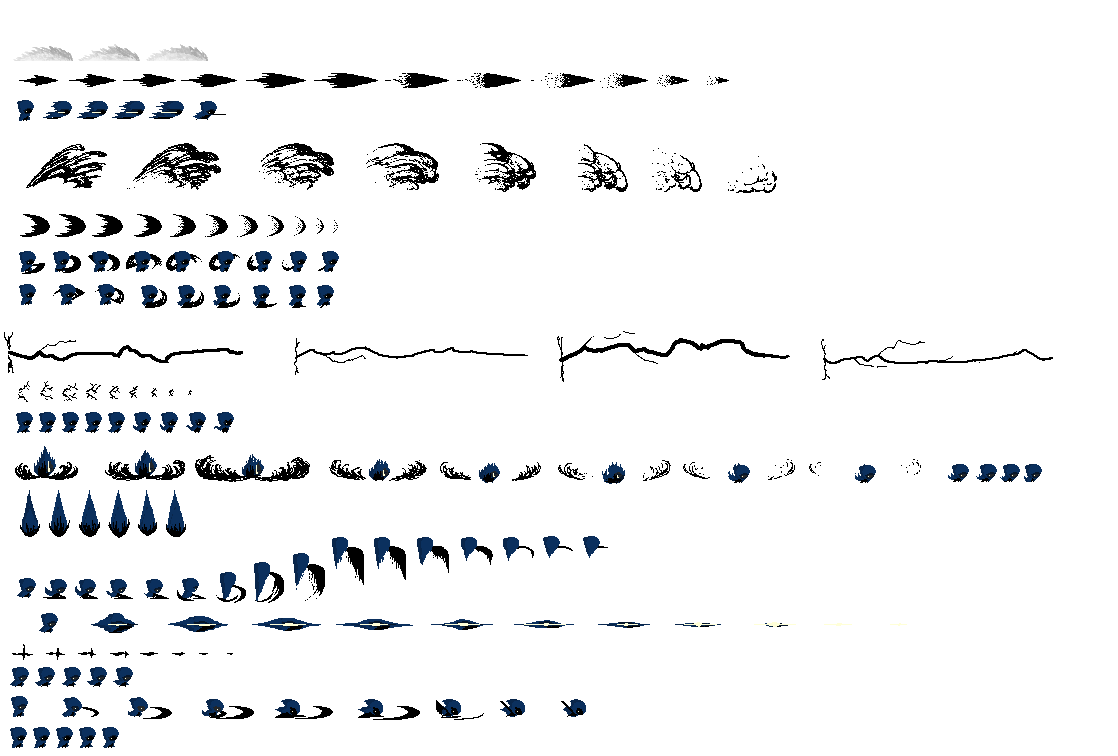
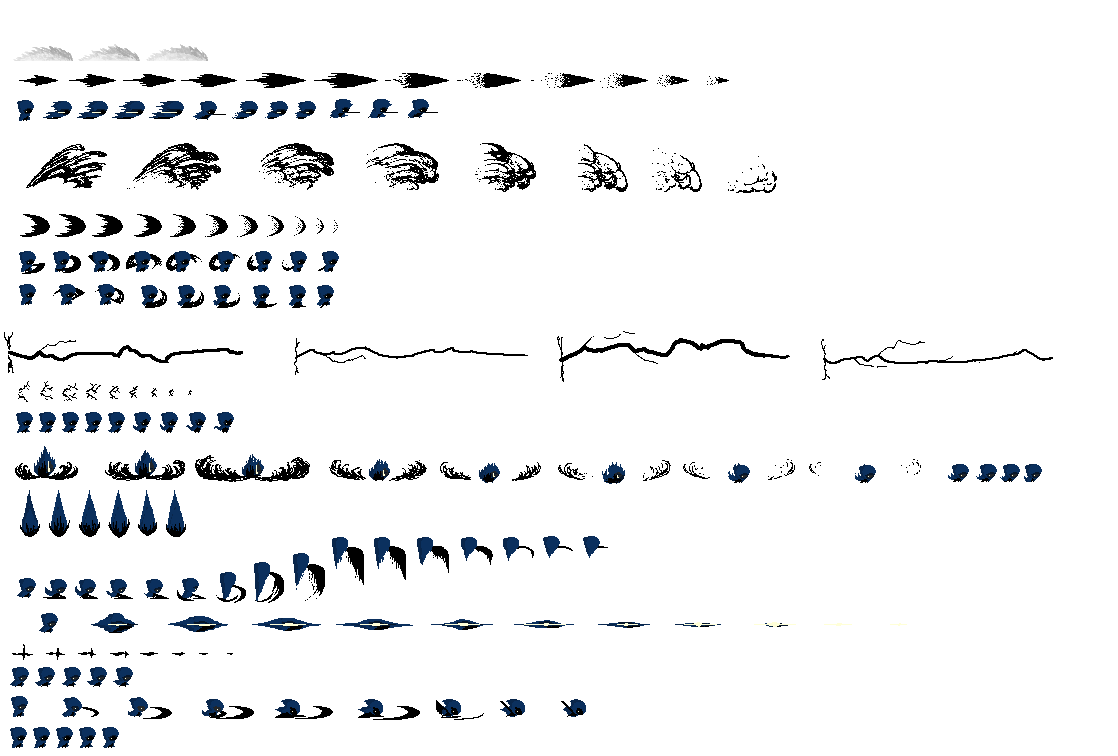
Layered file, before and after one edit (1118 x 756). Changes by layer:
added layer "Layer 7 copy 27" in group "Dashing & Slashing" over [408, 99, 438, 118]
added layer "Layer 7 copy 26" in group "Dashing & Slashing" over [368, 99, 398, 118]
added layer "Layer 7 copy 23" in group "Dashing & Slashing" over [330, 99, 360, 118]
added layer "Layer 7 copy 25" in group "Dashing & Slashing" over [295, 101, 316, 119]
added layer "Layer 7 copy 24" in group "Dashing & Slashing" over [265, 101, 288, 119]
added layer "Layer 7 copy 22" in group "Dashing & Slashing" over [232, 101, 258, 119]
